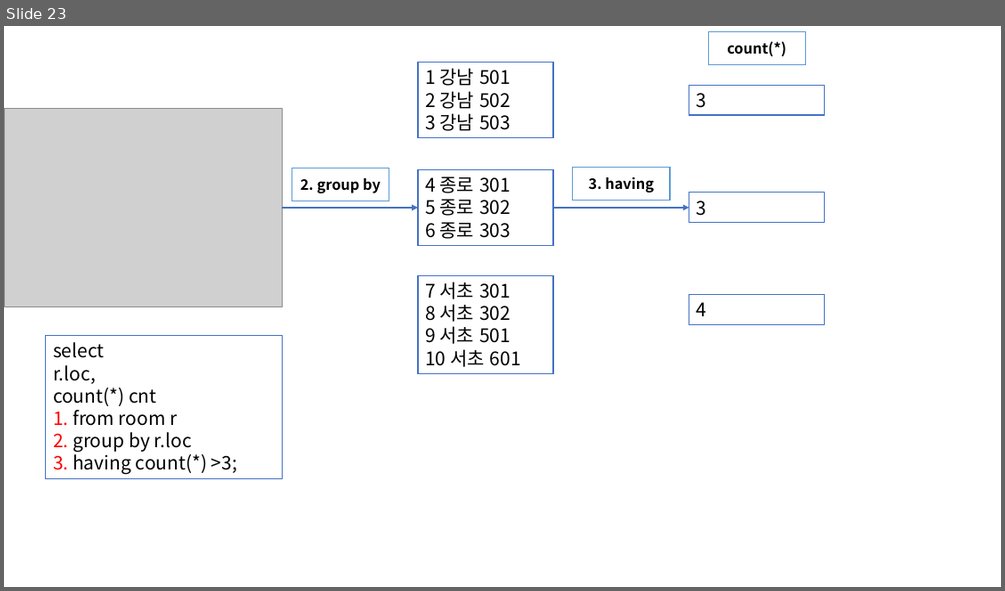
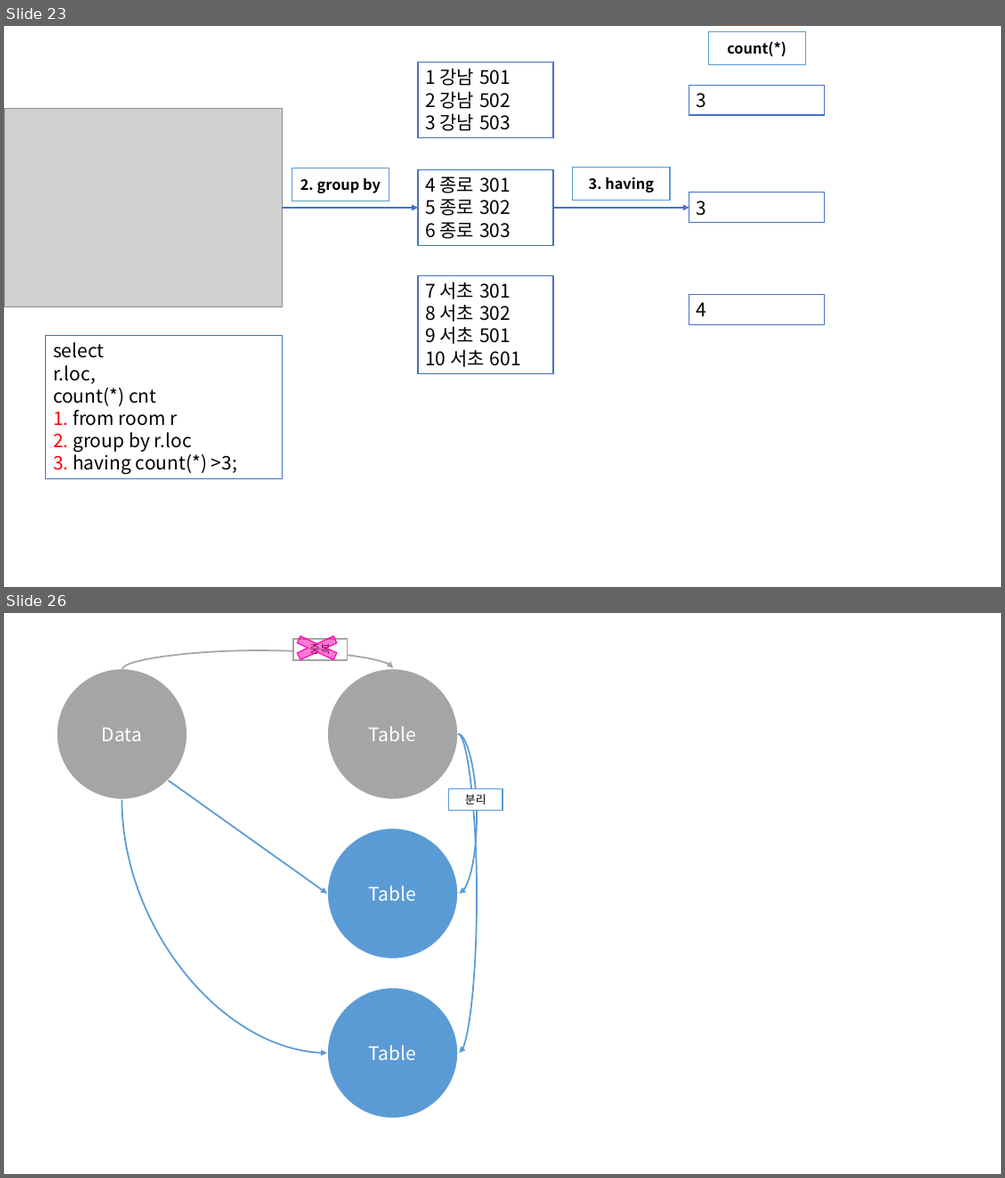
Before and after one commit to Dingadung/2022-study-workspace, a slide deck: study-note/데이터베이스/2022-09-05 내용정리.pptx. Shown one above the other, each under a label of ours: slide 23 before the commit, slides 23 and 26 after it; the slides between them are not shown. The pictures are 1005x591 and 1005x1178 pixels, drawn with LibreOffice and Linux fonts; fonts in the diff are those of the drawing; grey boxes stand for pictures. Boxes give left, top, right and bottom in pixels: in the first picture for what was removed or moved away, otherwise in the second. Text is boxed around its words. In the diff, an @@ line names an element or a change of style, - is before the commit and + after.

```diff
--- a/study-note/데이터베이스/2022-09-05 내용정리.pptx
+++ b/study-note/데이터베이스/2022-09-05 내용정리.pptx
@@ slide 26 added at [4,613,1001,1174], background #FFFFFF @@
@@ cross added at [283,632,352,664], fill #FF00A8 at 52% opacity, outline #FF00A8 1 pt @@
@@ rectangle added at [293,639,348,661], fill #FFFFFF, outline #A5A5A5 1 pt, 11 pt, text #000000 @@
+중복
@@ curved arrow added from (122, 669) to (393, 668), #A5A5A5 1.5 pt @@
@@ ellipse added at [57,668,187,799], fill #A5A5A5, outline #FFFFFF 1.5 pt, 18 pt, text #FFFFFF @@
+Data
@@ ellipse added at [327,668,458,799], fill #A5A5A5, outline #FFFFFF 1.5 pt, 18 pt, text #FFFFFF @@
+Table
@@ curved arrow added from (458, 734) to (460, 893), #5B9BD5 1.5 pt @@
@@ curved arrow added from (458, 734) to (460, 1053), #5B9BD5 1.5 pt @@
@@ curved arrow added from (122, 799) to (327, 1053), #5B9BD5 1.5 pt @@
@@ arrow added from (169, 780) to (327, 893), #5B9BD5 1.5 pt @@
@@ rectangle added at [449,788,502,811], fill #FFFFFF, outline #5B9BD5 1 pt, 11 pt, text #000000 @@
+분리
@@ ellipse added at [327,827,458,958], fill #5B9BD5, outline #FFFFFF 1.5 pt, 18 pt, text #FFFFFF @@
+Table
@@ ellipse added at [327,988,458,1119], fill #5B9BD5, outline #FFFFFF 1.5 pt, 18 pt, text #FFFFFF @@
+Table
```
Also in this commit, not shown: 14 other slides added, 6 slides removed, 8 other files.
